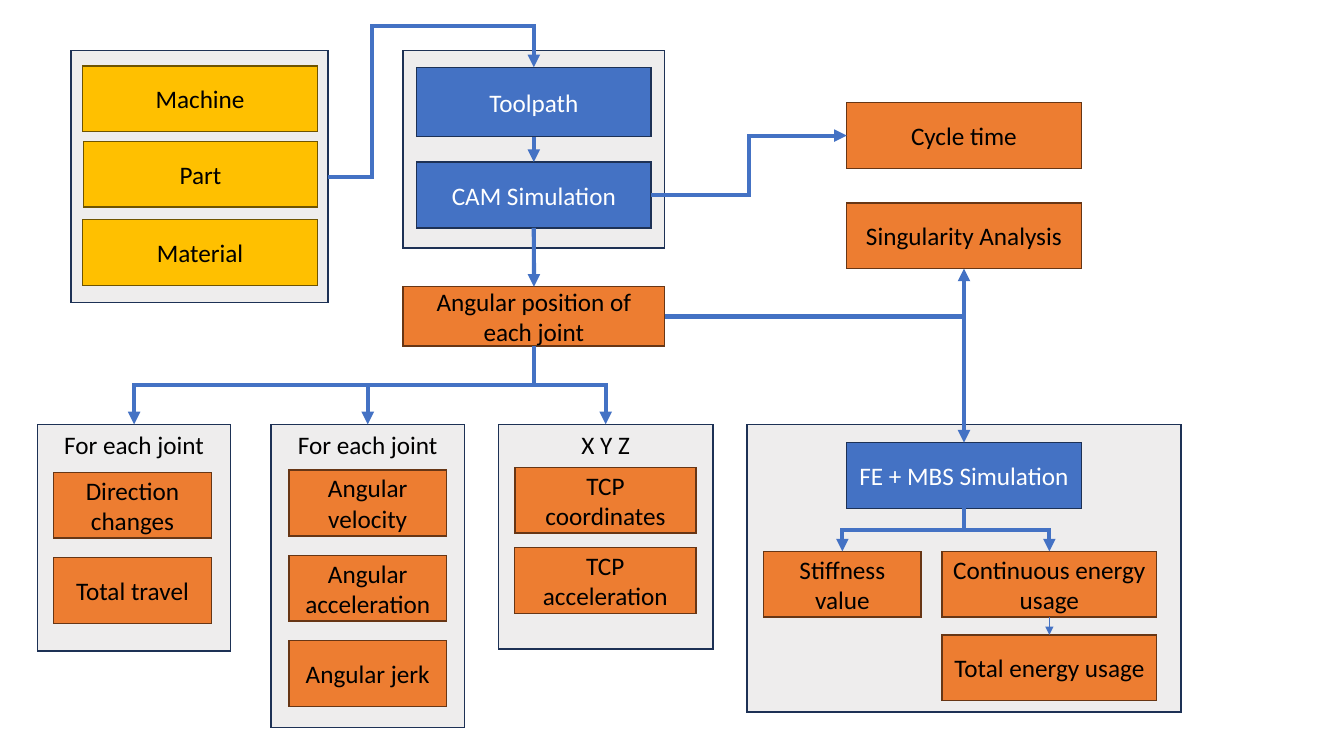
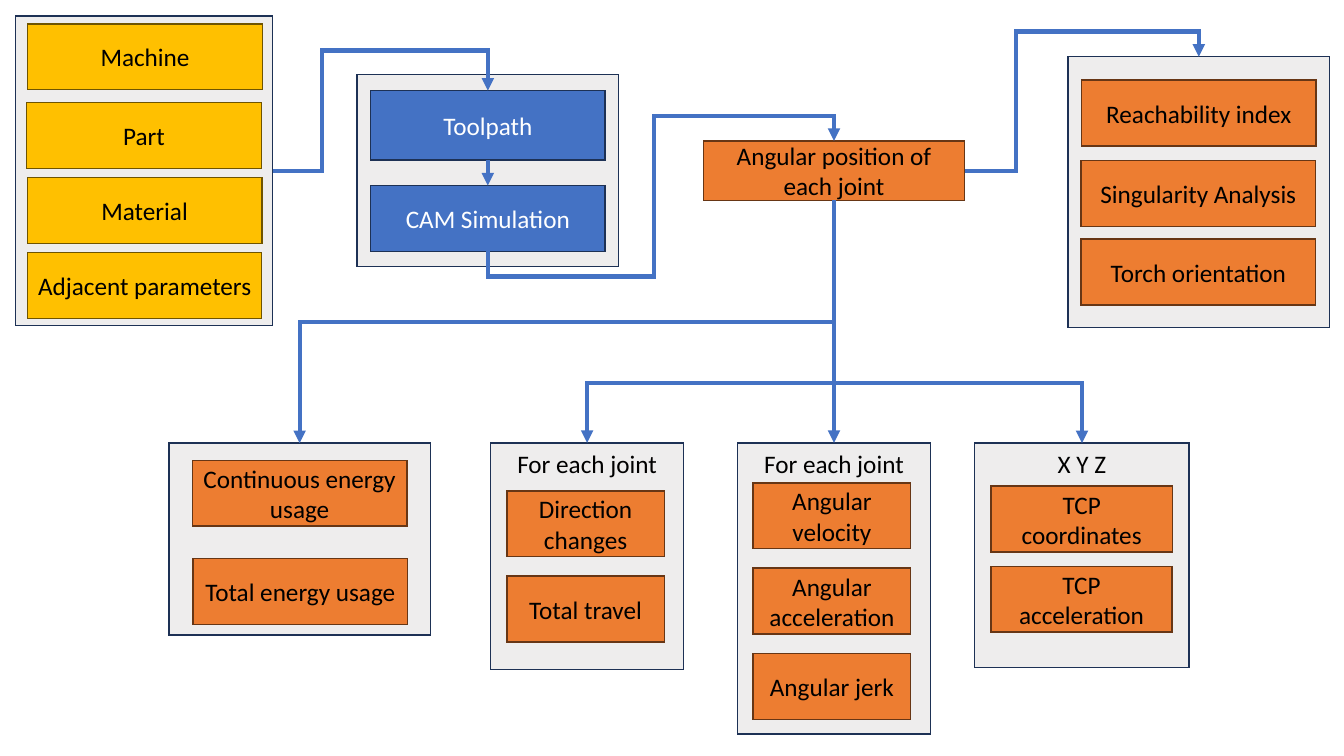
Before and after one commit to JanNalivaika/MASTERS-THESIS, a slide deck: slide 2 of Latex/figures/images.pptx. Drawn at 1344x756 pixels with LibreOffice and Linux fonts; fonts in the diff are those of the drawing. Boxes give left, top, right and bottom in pixels: in the first picture for what was removed or moved away, otherwise in the second. Text is boxed around its words. In the diff, an @@ line names an element or a change of style, - is before the commit and + after.

```diff
--- a/Latex/figures/images.pptx
+++ b/Latex/figures/images.pptx
@@ rectangle: place and size @@
-rectangle at box(71, 50, 328, 302)
+rectangle at box(15, 16, 272, 326)
@@ rectangle "Machine": place and size @@
-rectangle "Machine" at box(83, 66, 318, 131)
+rectangle "Machine" at box(28, 24, 263, 90)
@@ elbow arrow moved from (328, 176) - (534, 68) to (272, 171) - (488, 91) @@
@@ elbow arrow moved from (664, 317) - (964, 443) to (965, 170) - (1199, 56) @@
@@ rectangle: place and size @@
-rectangle at box(403, 50, 665, 248)
+rectangle at box(357, 75, 619, 266)
@@ rectangle "Part": place and size @@
-rectangle "Part" at box(84, 141, 319, 207)
+rectangle "Part" at box(26, 103, 261, 168)
@@ elbow arrow moved from (651, 195) - (847, 136) to (488, 251) - (834, 141) @@
@@ rectangle "Angular position of each joint": place and size @@
-rectangle "Angular position of each joint" at box(403, 286, 665, 346)
+rectangle "Angular position of each joint" at box(704, 141, 966, 201)
@@ rectangle "Material": place and size @@
-rectangle "Material" at box(83, 220, 318, 285)
+rectangle "Material" at box(27, 177, 262, 243)
@@ 2 rectangles, 1 arrow: place and size @@
-2 rectangles, 1 arrow at box(416, 68, 651, 228)
+2 rectangles, 1 arrow at box(371, 91, 606, 251)
@@ rectangle "Singularity Analysis": place and size @@
-rectangle "Singularity Analysis" at box(847, 203, 1082, 268)
+rectangle "Singularity Analysis" at box(1082, 160, 1317, 226)
@@ elbow arrow moved from (534, 346) - (134, 424) to (834, 201) - (588, 443) @@
@@ elbow arrow moved from (534, 346) - (606, 424) to (834, 201) - (1082, 444) @@
@@ elbow arrow moved from (534, 346) - (368, 424) to (834, 201) - (834, 443) @@
@@ group added at box(28, 56, 1331, 635): 5 rectangles, 1 elbow arrow @@
+Reachability index
+Adjacent parameters
+Torch orientation
@@ group removed at box(534, 103, 1181, 712): 4 rectangles, 3 elbow arrows, 2 arrows @@
-Cycle time
-Stiffness value
-FE + MBS Simulation
@@ rectangle "For each joint": place and size @@
-rectangle "For each joint" at box(271, 424, 465, 728)
+rectangle "For each joint" at box(738, 443, 932, 734)
@@ rectangle "Continuous energy usage": place and size @@
-rectangle "Continuous energy usage" at box(943, 552, 1157, 617)
+rectangle "Continuous energy usage" at box(193, 461, 407, 526)
@@ rectangle "Total energy usage": place and size @@
-rectangle "Total energy usage" at box(943, 635, 1157, 701)
+rectangle "Total energy usage" at box(194, 559, 408, 624)
@@ 3 rectangles: place and size @@
-3 rectangles at box(499, 424, 714, 649)
+3 rectangles at box(975, 444, 1190, 668)
@@ 3 rectangles: place and size @@
-3 rectangles at box(37, 424, 231, 651)
+3 rectangles at box(491, 443, 685, 669)
@@ 3 rectangles: place and size @@
-3 rectangles at box(289, 470, 447, 706)
+3 rectangles at box(753, 483, 910, 719)
```
Also in this commit, not shown: 1 other slide changed, 15 other files.
